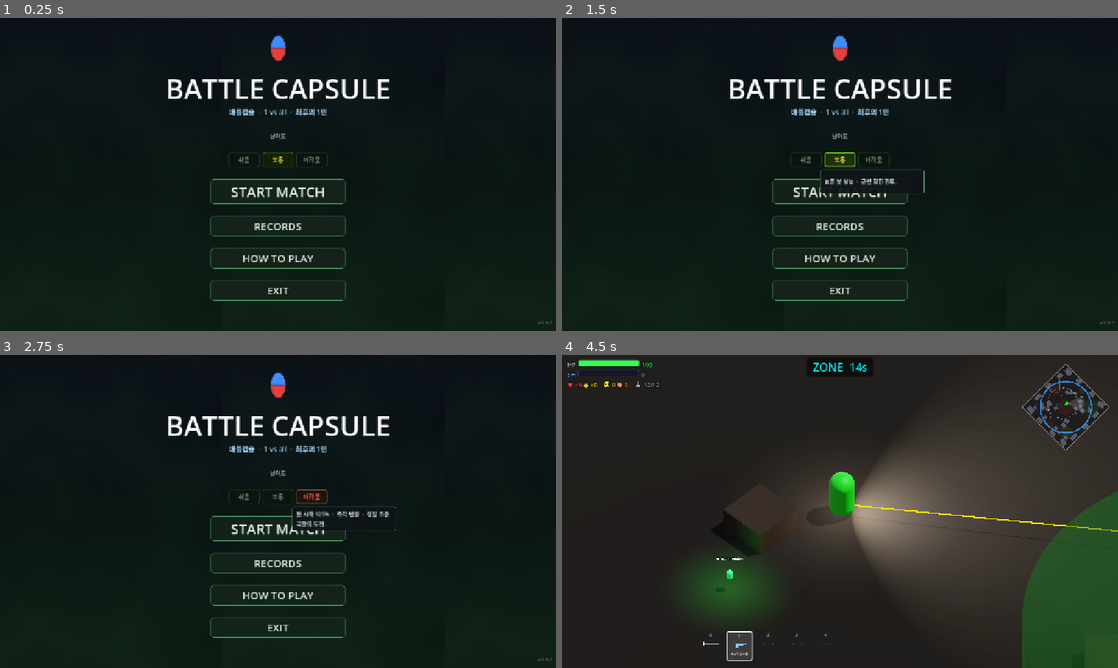
Above: before the commit, frames 1-4 (two rows, left to right).
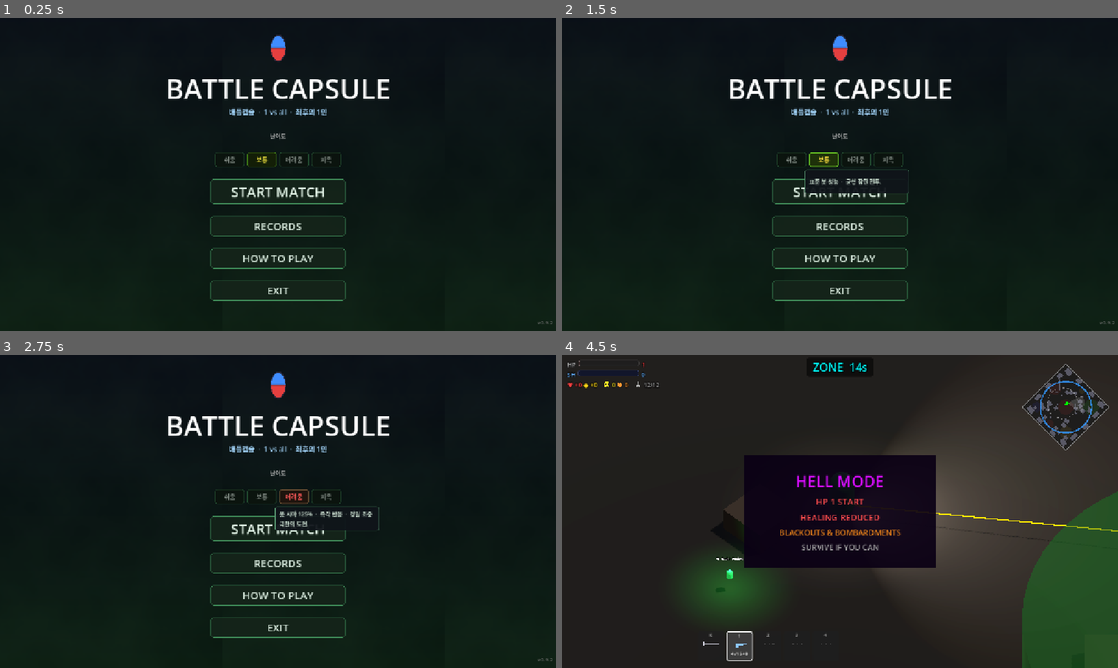
Above: after the commit, the same moments.

Repository: Kyulhee/battle-capsule
Game: Godot game, scene res://src/Main.tscn
Two runs of this game, one before a commit and one after it. Both use one fixed random seed, a clock stepped at 60 frames per second and the inputs below.
Inputs (mouse positions are in pixels of both pictures, inside the frame that each line leads up to):
- Up to frame 1 (0.25 s): no input
- Up to frame 2 (1.5 s): click "쉬움" at 0.5 s; click "보통" at 1.25 s
- Up to frame 3 (2.75 s): click "어려움" at 2 s
- Up to frame 4 (4.5 s): click (890, 495) at 2.75 s, where only the run after the commit has a clickable "지옥"; click "START MATCH" at 3.5 s; tap Enter at 4.25 s; move the mouse to (962, 495) at 4.27 s; hold D (ui_right) from 4.28 s (still down); tap Q (heal) at 4.35 s; click (962, 495) at 4.42 s

The runs differ from the first frame. In frame 1, 0.3% of the frame differs, in the area x 38-100%, y 42-98%; in frame 2, 0.8%; in frame 3, 0.8%; in frame 4, 13%, in the area x 3-68%, y 1-68%.

Commit message:
feat: v0.9.2 — Hell Difficulty Prototype
HP 1 시작, 힐 감소(×0.40/×0.55), 암전(15–28s 주기), 폭격(18–28s, r=5, 45dmg).
Telemetry hell 그룹 추가(blackout/bombardment 카운트).

Co-Authored-By: Claude Sonnet 4.6 <noreply@anthropic.com>

Diff:
--- a/src/Main.gd
+++ b/src/Main.gd
@@ -8,12 +8,13 @@
 enum GameState { MENU, PLAYING, RESULT }
 var current_state: GameState = GameState.MENU
 
-enum Difficulty { EASY, NORMAL, HARD }
+enum Difficulty { EASY, NORMAL, HARD, HELL }
 var difficulty: Difficulty = Difficulty.NORMAL
 const DIFFICULTY_PARAMS = {
 	0: { "vision_mult": 0.75, "reaction_delay": 1.2, "aim_spread": 1.8,  "loot_break_mult": 0.0 },
 	1: { "vision_mult": 1.0,  "reaction_delay": 0.5, "aim_spread": 1.0,  "loot_break_mult": 1.0 },
 	2: { "vision_mult": 1.25, "reaction_delay": 0.0, "aim_spread": 0.65, "loot_break_mult": 1.5 },
+	3: { "vision_mult": 1.5,  "reaction_delay": 0.0, "aim_spread": 0.5,  "loot_break_mult": 2.0 },
 }
 var _diff_btns: Array = []
 var _diff_tooltip: PanelContainer = null
@@ -22,7 +23,14 @@
 	"봇 시야 75%  ·  반응 느림  ·  조준 부정확\n배틀로얄 첫 입문에 추천.",
 	"표준 봇 성능  ·  균형 잡힌 전투.",
 	"봇 시야 125%  ·  즉각 반응  ·  정밀 조준\n극한의 도전.",
+	"HP 1 시작  ·  힐 감소  ·  암전 + 폭격\n살아남을 수 있다면.",
 ]
+
+# Hell events
+var _hell_blackout_timer: float = 0.0
+var _hell_blackout_active: bool = false
+var _hell_bomb_timer: float = 0.0
+var _hell_overlay: ColorRect = null
 
 @export_group("Loot")
 @export var railgun_item: ItemData = preload("res://src/items/weapon_railgun.tres")
@@ -150,10 +158,10 @@
 	vbox.add_child(diff_hbox)
 	vbox.move_child(diff_hbox, start_idx + 1)
 
-	for i in range(3):
+	for i in range(4):
 		var btn = Button.new()
-		btn.text = ["쉬움", "보통", "어려움"][i]
-		btn.custom_minimum_size = Vector2(72, 0)
+		btn.text = ["쉬움", "보통", "어려움", "지옥"][i]
+		btn.custom_minimum_size = Vector2(68, 0)
 		btn.add_theme_font_size_override("font_size", 14)
 		btn.pressed.connect(_on_difficulty_btn.bind(i))
 		diff_hbox.add_child(btn)
@@ -222,6 +230,11 @@
 	_categorize_templates()
 	spawn_entities()
 	_spawn_initial_loot()
+	if difficulty == Difficulty.HELL and not is_simulation:
+		_hell_blackout_timer = randf_range(12.0, 20.0)
+		_hell_bomb_timer = 20.0
+		_create_hell_overlay()
+		_show_hell_announcement()
 
 	# Final Minimap Sync
 	var minimap = get_node_or_null("CanvasLayer/Control/HUD/Minimap")
@@ -358,6 +371,7 @@
 	handle_zone_lifecycle(delta)
 	handle_damage_tick(delta)
 	_check_match_end()
+	_process_hell_events(delta)
 
 	# Update Zone Visuals
 	if zone_ring:
@@ -419,6 +433,9 @@
 	p.global_position = _get_safe_spawn_pos()
 	player_ref = p
 	p.died.connect(_on_player_died)
+	if difficulty == Difficulty.HELL:
+		p.current_health = 1.0
+		p.health_changed.emit(1.0, p.stats.max_health)
 
 	# Spawn Bots
 	var diff_params = DIFFICULTY_PARAMS[difficulty]
@@ -1041,6 +1058,149 @@
 		Color(0.3, 1.0, 0.45),   # 쉬움 — 초록
 		Color(1.0, 0.88, 0.25),  # 보통 — 노랑
 		Color(1.0, 0.35, 0.35),  # 어려움 — 빨강
+		Color(0.75, 0.1,  1.0),  # 지옥 — 보라
 	]
 	for i in range(_diff_btns.size()):
 		_diff_btns[i].modulate = DIFF_COLORS[i] if i == difficulty else Color(0.55, 0.55, 0.55)
+
+# ─── HELL EVENTS ─────────────────────────────────────────────────────────────
+
+func _create_hell_overlay():
+	_hell_overlay = ColorRect.new()
+	_hell_overlay.layout_mode = 1
+	_hell_overlay.set_anchors_preset(Control.PRESET_FULL_RECT)
+	_hell_overlay.color = Color(0, 0, 0, 0.0)
+	_hell_overlay.mouse_filter = Control.MOUSE_FILTER_IGNORE
+	_hell_overlay.z_index = 10
+	$CanvasLayer/Control.add_child(_hell_overlay)
+
+func _show_hell_announcement():
+	var panel = ColorRect.new()
+	panel.layout_mode = 1
+	panel.set_anchors_preset(Control.PRESET_CENTER)
+	panel.offset_left = -220.0; panel.offset_right = 220.0
+	panel.offset_top  = -130.0; panel.offset_bottom = 130.0
+	panel.grow_horizontal = Control.GROW_DIRECTION_BOTH
+	panel.grow_vertical   = Control.GROW_DIRECTION_BOTH
+	panel.color = Color(0.04, 0.0, 0.08, 0.92)
+	panel.mouse_filter = Control.MOUSE_FILTER_IGNORE
+	panel.z_index = 9
+
+	var vbox = VBoxContainer.new()
+	vbox.set_anchors_preset(Control.PRESET_FULL_RECT)
+	vbox.alignment = BoxContainer.ALIGNMENT_CENTER
+	vbox.add_theme_constant_override("separation", 8)
+	panel.add_child(vbox)
+
+	for line_data in [
+		["HELL MODE",                  36, Color(0.85, 0.05, 1.0)],
+		["HP 1 START",                 20, Color(1.0,  0.3,  0.3)],
+		["HEALING REDUCED",            20, Color(1.0,  0.3,  0.3)],
+		["BLACKOUTS & BOMBARDMENTS",   18, Color(0.9,  0.5,  0.1)],
+		["SURVIVE IF YOU CAN",         18, Color(0.65, 0.65, 0.65)],
+	]:
+		var lbl = Label.new()
+		lbl.text = line_data[0]
+		lbl.horizontal_alignment = HORIZONTAL_ALIGNMENT_CENTER
+		lbl.add_theme_font_size_override("font_size", line_data[1])
+		lbl.add_theme_color_override("font_color", line_data[2])
+		vbox.add_child(lbl)
+
+	$CanvasLayer/Control.add_child(panel)
+	var tw = create_tween()
+	tw.tween_interval(4.5)
+	tw.tween_property(panel, "modulate:a", 0.0, 0.5)
+	tw.tween_callback(panel.queue_free)
+
+func _process_hell_events(delta):
+	if difficulty != Difficulty.HELL or game_over: return
+	if not _hell_blackout_active:
+		_hell_blackout_timer -= delta
+		if _hell_blackout_timer <= 0:
+			_trigger_blackout()
+	if match_timer > 10.0:
+		_hell_bomb_timer -= delta
+		if _hell_bomb_timer <= 0:
+			_hell_bomb_timer = randf_range(18.0, 28.0)
+			_start_bombardment()
+
+func _trigger_blackout():
+	if _hell_blackout_active or not is_instance_valid(_hell_overlay): return
+	_hell_blackout_active = true
+	var hold = randf_range(2.0, 4.0)
+	var tw = create_tween()
+	tw.tween_property(_hell_overlay, "color:a", 0.88, 0.3)
+	tw.tween_interval(hold)
+	tw.tween_property(_hell_overlay, "color:a", 0.0, 0.5)
+	tw.tween_callback(func():
+		_hell_blackout_active = false
+		_hell_blackout_timer = randf_range(15.0, 28.0)
+	)
+	if has_node("/root/Telemetry"):
+		get_node("/root/Telemetry").log_hell_event("blackout")
+
+func _start_bombardment():
+	const BOMB_RADIUS = 5.0
+	const BOMB_DAMAGE = 45.0
+	const BOMB_DELAY  = 1.5
+
+	var angle = randf() * TAU
+	var dist  = randf() * current_zone_radius * 0.85
+	var bomb_pos = Vector3(
+		current_zone_center.x + cos(angle) * dist,
+		0.05,
+		current_zone_center.y + sin(angle) * dist
+	)
+
+	# Warning disc on ground
+	var mesh_inst = MeshInstance3D.new()
+	var cyl = CylinderMesh.new()
+	cyl.top_radius = BOMB_RADIUS; cyl.bottom_radius = BOMB_RADIUS; cyl.height = 0.12
+	var mat = StandardMaterial3D.new()
+	mat.albedo_color = Color(1.0, 0.1, 0.1, 0.55)
+	mat.transparency = BaseMaterial3D.TRANSPARENCY_ALPHA
+	mat.emission_enabled = true
+	mat.emission = Color(1.0, 0.3, 0.0)
+	mat.emission_energy_multiplier = 1.2
+	cyl.surface_set_material(0, mat)
+	mesh_inst.mesh = cyl
+	add_child(mesh_inst)
+	mesh_inst.global_position = bomb_pos
+
+	_show_event_text("BOMBARDMENT INCOMING", Color(1.0, 0.35, 0.0))
+	if has_node("/root/Telemetry"):
+		get_node("/root/Telemetry").log_hell_event("bombardment_warned")
+
+	get_tree().create_timer(BOMB_DELAY).timeout.connect(func():
+		if is_instance_valid(mesh_inst): mesh_inst.queue_free()
+		for actor in get_tree().get_nodes_in_group("actors"):
+			if not is_instance_valid(actor): continue
+			if actor is Entity and actor.is_dead: continue
+			if actor.global_position.distance_to(bomb_pos) <= BOMB_RADIUS:
+				actor.take_damage(BOMB_DAMAGE, "zone")
+		if is_instance_valid(_hell_overlay):
+			_hell_overlay.color = Color(0.9, 0.3, 0.0, 0.4)
+			create_tween().tween_property(_hell_overlay, "color:a", 0.0, 0.25)
+		if has_node("/root/Telemetry"):
+			get_node("/root/Telemetry").log_hell_event("bombardment_hit")
+	)
+
+func _show_event_text(msg: String, col: Color):
+	var lbl = Label.new()
+	lbl.text = msg
+	lbl.horizontal_alignment = HORIZONTAL_ALIGNMENT_CENTER
+	lbl.add_theme_font_size_override("font_size", 22)
+	lbl.add_theme_color_override("font_color", col)
+	lbl.add_theme_color_override("font_shadow_color", Color(0, 0, 0, 0.8))
+	lbl.add_theme_constant_override("shadow_offset_x", 2)
+	lbl.add_theme_constant_override("shadow_offset_y", 2)
+	lbl.layout_mode = 1
+	lbl.set_anchors_preset(Control.PRESET_CENTER_TOP)
+	lbl.offset_top = 80.0; lbl.offset_bottom = 120.0
+	lbl.offset_left = -200.0; lbl.offset_right = 200.0
+	lbl.z_index = 8
+	$CanvasLayer/Control.add_child(lbl)
+	var tw = create_tween()
+	tw.tween_interval(1.5)
+	tw.tween_property(lbl, "modulate:a", 0.0, 0.4)
+	tw.tween_callback(lbl.queue_free)
--- a/src/Main.tscn
+++ b/src/Main.tscn
@@ -156,7 +156,7 @@
 	grow_vertical = 0
 	theme_override_font_sizes/font_size = 12
 	theme_override_colors/font_color = Color(0.45, 0.45, 0.45, 1)
-	text = "v0.9.1"
+	text = "v0.9.2"
 	horizontal_alignment = 2
 
 	[node name="ResultPanel" type="ColorRect" parent="CanvasLayer/Control"]
--- a/src/core/Telemetry.gd
+++ b/src/core/Telemetry.gd
@@ -10,6 +10,7 @@
 #   "tactics" — RECOVER bouts, stuck, reserve_reload, patrol, weapon_drop
 #   "economy" — heals, shields, weapon pickups, first upgrade timing
 #   "supply"  — supply capsule events
+#   "hell"    — blackout/bombardment event counts (Hell difficulty only)
 
 # ── Group toggles ─────────────────────────────────────────────────────────────
 
@@ -20,6 +21,7 @@
 	"economy": true,
 	"supply":  true,
 	"zone":    true,
+	"hell":    true,
 }
 
 func set_groups(overrides: Dictionary):
@@ -102,6 +104,12 @@
 			"max_outside_time": 0.0,
 			"final_duel_deaths": [],  # deaths when exactly 2 actors remained
 		},
+		# hell
+		"hell": {
+			"blackout_count": 0,
+			"bombardment_warned_count": 0,
+			"bombardment_hit_count": 0,
+		},
 	}
 
 # ── Lifecycle ─────────────────────────────────────────────────────────────────
@@ -236,6 +244,15 @@
 		"preannounce_interest":   metrics.supply.preannounce_interest += 1
 		"contest":                metrics.supply.contests += 1
 		"telegraph":              metrics.supply.telegraphed = true
+
+# ── Log functions — hell ─────────────────────────────────────────────────────
+
+func log_hell_event(event: String):
+	if not match_in_progress or not _g("hell"): return
+	match event:
+		"blackout":              metrics.hell.blackout_count += 1
+		"bombardment_warned":    metrics.hell.bombardment_warned_count += 1
+		"bombardment_hit":       metrics.hell.bombardment_hit_count += 1
 
 # Weapon drops can fire on the same frame as end_match, bypassing match_in_progress.
 func log_weapon_drop():
@@ -282,6 +299,7 @@
 	if _g("zone"):    out["zone"]    = metrics.zone.duplicate(true)
 	if _g("economy"): out["economy"] = metrics.economy.duplicate(true)
 	if _g("supply"):  out["supply"]  = metrics.supply.duplicate(true)
+	if _g("hell"):    out["hell"]    = metrics.hell.duplicate(true)
 	var file = FileAccess.open(SIM_RESULT_PATH, FileAccess.WRITE)
 	if file:
 		file.store_string(JSON.stringify(out, "\t"))
@@ -351,6 +369,13 @@
 		print("  Telegraphed: %s  Visits: %d  Contests: %d" % [
 			str(metrics.supply.telegraphed), metrics.supply.visits, metrics.supply.contests
 		])
+	if _g("hell") and (metrics.hell.blackout_count > 0 or metrics.hell.bombardment_warned_count > 0):
+		print("── Hell ────────────────────────────────────")
+		print("  Blackouts: %d  Bombardments warned: %d  hit: %d" % [
+			metrics.hell.blackout_count,
+			metrics.hell.bombardment_warned_count,
+			metrics.hell.bombardment_hit_count,
+		])
 	print("=".repeat(44) + "\n")
 
 # ── Internal helpers ──────────────────────────────────────────────────────────
--- a/src/entities/player/Player.gd
+++ b/src/entities/player/Player.gd
@@ -434,16 +434,19 @@
 
 func handle_healing():
 	if current_health >= stats.max_health: return
+	var main = get_tree().root.get_node_or_null("Main")
+	var is_hell = main != null and main.difficulty == 3
 	if stats.advanced_heals > 0:
 		stats.advanced_heals -= 1
-		current_health = min(stats.max_health, current_health + 60.0)
+		var amount = 60.0 * (0.55 if is_hell else 1.0)
+		current_health = min(stats.max_health, current_health + amount)
 		health_changed.emit(current_health, stats.max_health)
 		if Sfx: Sfx.play("heal", global_position)
 		if has_node("/root/Telemetry"): get_node("/root/Telemetry").log_economy("heals_used")
 		_refresh_slot_hud()
 	elif stats.heal_items > 0:
 		stats.heal_items -= 1
-		_heal_regen += 30.0
+		_heal_regen += 30.0 * (0.40 if is_hell else 1.0)
 		if Sfx: Sfx.play("heal", global_position)
 		if has_node("/root/Telemetry"): get_node("/root/Telemetry").log_economy("heals_used")
 		_refresh_slot_hud()
Not shown, changed: export_presets.cfg
Not shown, changed: CLAUDE.md
Not shown, changed: README.md
Not shown, changed: docs/DEVLOG.md
Not shown, changed: docs/MASTERPLAN.md
